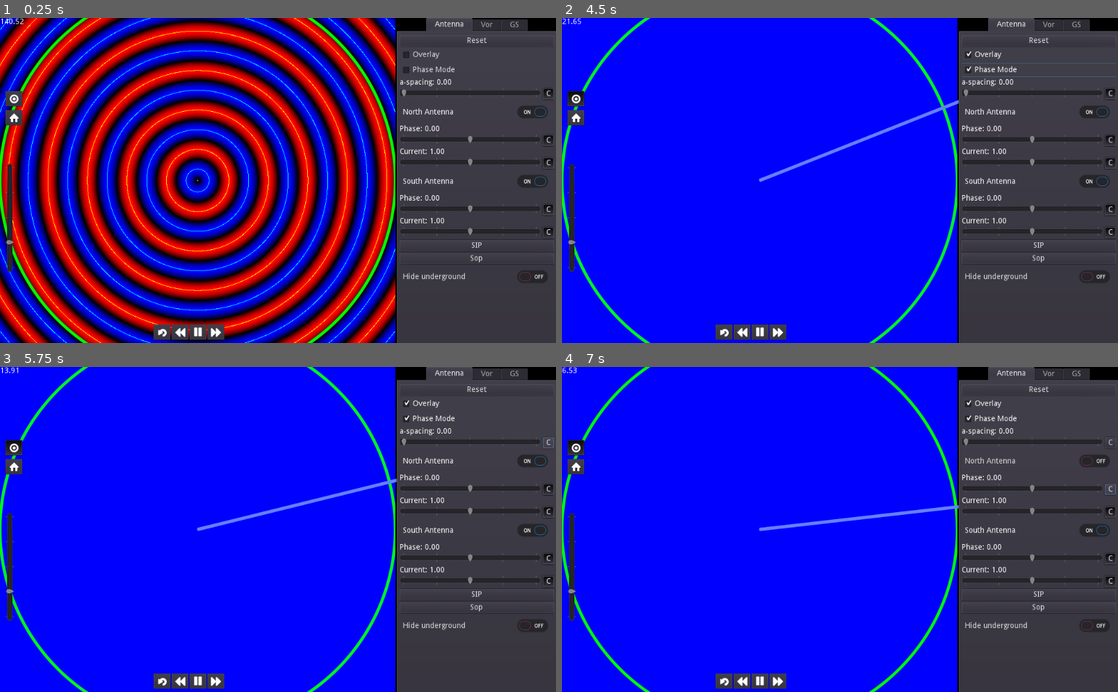
Above: before the commit, frames 1-4 (two rows, left to right).
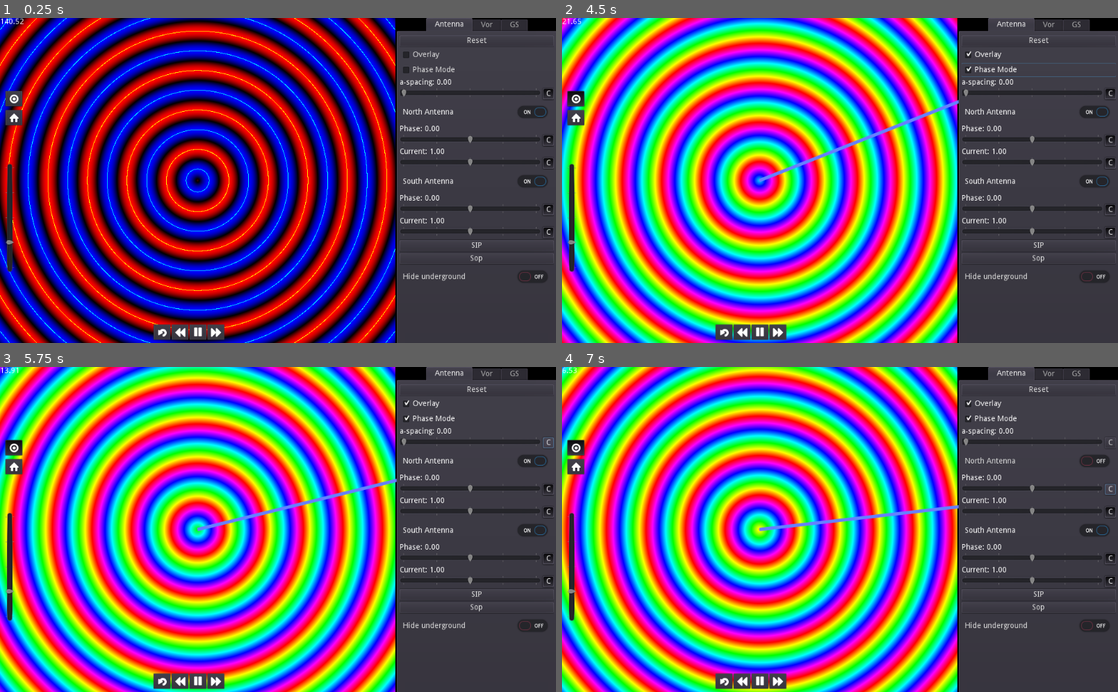
Above: after the commit, the same moments.

Repository: scapegoat57/NavSim
Game: Godot game, scene res://AntennaGraph.tscn
Same seed, same stepped clock (60 frames per second), same inputs: the game is played once before the commit and once after it.
Inputs (mouse positions are in pixels of both pictures, inside the frame that each line leads up to):
- Up to frame 1 (0.25 s): no input
- Up to frame 2 (4.5 s): click (739, 333) at 0.5 s; click (778, 333) at 1.25 s; click (573, 99) at 2 s; click (573, 118) at 2.75 s; click "Overlay" at 3.5 s; click "Phase Mode" at 4.25 s
- Up to frame 3 (5.75 s): click "C" at 5 s
- Up to frame 4 (7 s): click "North Antenna" at 5.75 s; click "C" at 6.5 s

The runs differ from the first frame. In frame 1, 1.4% of the frame differs, in the area x 0-72%, y 0-100%; in frame 2, 67%; in frame 3, 67%; in frame 4, 67%.

Commit message:
better phase view mode

Diff:
--- a/project/AngleOverlay.gd
+++ b/project/AngleOverlay.gd
@@ -10,5 +10,5 @@
 
 func _process(delta):
 	points[0] = graph_node.graph_to_world(Vector2.ZERO)
-	var far_point=Vector2(10, sin(deg2rad(angle)) * 10)
+	var far_point=Vector2(cos(deg2rad(angle)), sin(deg2rad(angle)))*10_000
 	points[1]= graph_node.graph_to_world(far_point)
--- a/project/AntennaGraph.tscn
+++ b/project/AntennaGraph.tscn
@@ -181,7 +181,6 @@
 margin_left = -292.0
 
 [node name="Antenna" type="ScrollContainer" parent="TabContainer"]
-visible = false
 anchor_right = 1.0
 anchor_bottom = 1.0
 margin_left = 4.0
@@ -199,19 +198,19 @@
 graph_path = NodePath("../../../Graph Panel/Graph")
 
 [node name="ResetButton" type="Button" parent="TabContainer/Antenna/GraphControls"]
-margin_right = 195.0
+margin_right = 284.0
 margin_bottom = 20.0
 text = "Reset"
 
 [node name="overlay_button" type="CheckBox" parent="TabContainer/Antenna/GraphControls"]
 margin_top = 24.0
-margin_right = 195.0
+margin_right = 284.0
 margin_bottom = 48.0
 text = "Overlay"
 
 [node name="PhaseModeButton" type="CheckBox" parent="TabContainer/Antenna/GraphControls"]
 margin_top = 52.0
-margin_right = 195.0
+margin_right = 284.0
 margin_bottom = 76.0
 text = "Phase Mode"
 
@@ -219,18 +218,18 @@
 anchor_right = 0.0
 anchor_bottom = 0.0
 margin_top = 80.0
-margin_right = 195.0
+margin_right = 284.0
 margin_bottom = 94.0
 text = "a-spacing: %.2f"
 slider_path = NodePath("../ASpaceHBox/ASpaceSlider")
 
 [node name="ASpaceHBox" type="HBoxContainer" parent="TabContainer/Antenna/GraphControls"]
 margin_top = 98.0
-margin_right = 195.0
+margin_right = 284.0
 margin_bottom = 118.0
 
 [node name="ASpaceSlider" type="HSlider" parent="TabContainer/Antenna/GraphControls/ASpaceHBox"]
-margin_right = 171.0
+margin_right = 260.0
 margin_bottom = 16.0
 size_flags_horizontal = 3
 max_value = 720.0
@@ -242,8 +241,8 @@
 [node name="ASpaceSliderButton" parent="TabContainer/Antenna/GraphControls/ASpaceHBox" instance=ExtResource( 6 )]
 anchor_right = 0.0
 anchor_bottom = 0.0
-margin_left = 175.0
-margin_right = 195.0
+margin_left = 264.0
+margin_right = 284.0
 margin_bottom = 20.0
 pressed = true
 coarse_step = 45.0
@@ -252,7 +251,7 @@
 
 [node name="Antenna1Enabled" type="CheckButton" parent="TabContainer/Antenna/GraphControls"]
 margin_top = 122.0
-margin_right = 195.0
+margin_right = 284.0
 margin_bottom = 162.0
 pressed = true
 text = "North Antenna"
@@ -261,18 +260,18 @@
 anchor_right = 0.0
 anchor_bottom = 0.0
 margin_top = 166.0
-margin_right = 195.0
+margin_right = 284.0
 margin_bottom = 180.0
 text = "Phase: %.2f"
 slider_path = NodePath("../Antenna1Phase/Antenna1PhaseSlider")
 
 [node name="Antenna1Phase" type="HBoxContainer" parent="TabContainer/Antenna/GraphControls"]
 margin_top = 184.0
-margin_right = 195.0
+margin_right = 284.0
 margin_bottom = 204.0
 
 [node name="Antenna1PhaseSlider" type="HSlider" parent="TabContainer/Antenna/GraphControls/Antenna1Phase"]
-margin_right = 171.0
+margin_right = 260.0
 margin_bottom = 16.0
 hint_tooltip = "asdf"
 size_flags_horizontal = 3
@@ -286,8 +285,8 @@
 [node name="CoarseFineButton" parent="TabContainer/Antenna/GraphControls/Antenna1Phase" instance=ExtResource( 6 )]
 anchor_right = 0.0
 anchor_bottom = 0.0
-margin_left = 175.0
-margin_right = 195.0
+margin_left = 264.0
+margin_right = 284.0
 margin_bottom = 20.0
 pressed = true
 coarse_step = 45.0
@@ -297,18 +296,18 @@
 anchor_right = 0.0
 anchor_bottom = 0.0
 margin_top = 208.0
-margin_right = 195.0
+margin_right = 284.0
 margin_bottom = 222.0
 text = "Current: %.2f"
 slider_path = NodePath("../Antenna1Current/Antenna1CurrentSlider")
 
 [node name="Antenna1Current" type="HBoxContainer" parent="TabContainer/Antenna/GraphControls"]
 margin_top = 226.0
-margin_right = 195.0
+margin_right = 284.0
 margin_bottom = 246.0
 
 [node name="Antenna1CurrentSlider" type="HSlider" parent="TabContainer/Antenna/GraphControls/Antenna1Current"]
-margin_right = 171.0
+margin_right = 260.0
 margin_bottom = 16.0
 size_flags_horizontal = 3
 max_value = 2.0
@@ -320,8 +319,8 @@
 [node name="CoarseFineButton" parent="TabContainer/Antenna/GraphControls/Antenna1Current" instance=ExtResource( 6 )]
 anchor_right = 0.0
 anchor_bottom = 0.0
-margin_left = 175.0
-margin_right = 195.0
+margin_left = 264.0
+margin_right = 284.0
 margin_bottom = 20.0
 pressed = true
 coarse_step = 0.1
@@ -330,7 +329,7 @@
 
 [node name="Antenna2Enabled" type="CheckButton" parent="TabContainer/Antenna/GraphControls"]
 margin_top = 250.0
-margin_right = 195.0
+margin_right = 284.0
 margin_bottom = 290.0
 pressed = true
 text = "South Antenna"
@@ -339,18 +338,18 @@
 anchor_right = 0.0
 anchor_bottom = 0.0
 margin_top = 294.0
-margin_right = 195.0
+margin_right = 284.0
 margin_bottom = 308.0
 text = "Phase: %.2f"
 slider_path = NodePath("../Antenna2Phase/Antenna2PhaseSlider")
 
 [node name="Antenna2Phase" type="HBoxContainer" parent="TabContainer/Antenna/GraphControls"]
 margin_top = 312.0
-margin_right = 195.0
+margin_right = 284.0
 margin_bottom = 332.0
 
 [node name="Antenna2PhaseSlider" type="HSlider" parent="TabContainer/Antenna/GraphControls/Antenna2Phase"]
-margin_right = 171.0
+margin_right = 260.0
 margin_bottom = 16.0
 size_flags_horizontal = 3
 min_value = -360.0
@@ -362,8 +361,8 @@
 [node name="CoarseFineButton" parent="TabContainer/Antenna/GraphControls/Antenna2Phase" instance=ExtResource( 6 )]
 anchor_right = 0.0
 anchor_bottom = 0.0
-margin_left = 175.0
-margin_right = 195.0
+margin_left = 264.0
+margin_right = 284.0
 margin_bottom = 20.0
 pressed = true
 coarse_step = 45.0
@@ -373,18 +372,18 @@
 anchor_right = 0.0
 anchor_bottom = 0.0
 margin_top = 336.0
-margin_right = 195.0
+margin_right = 284.0
 margin_bottom = 350.0
 text = "Current: %.2f"
 slider_path = NodePath("../Antenna2Current/AntennaCurrentSlider")
 
 [node name="Antenna2Current" type="HBoxContainer" parent="TabContainer/Antenna/GraphControls"]
 margin_top = 354.0
-margin_right = 195.0
+margin_right = 284.0
 margin_bottom = 374.0
 
 [node name="AntennaCurrentSlider" type="HSlider" parent="TabContainer/Antenna/GraphControls/Antenna2Current"]
-margin_right = 171.0
+margin_right = 260.0
 margin_bottom = 16.0
 size_flags_horizontal = 3
 max_value = 2.0
@@ -396,8 +395,8 @@
 [node name="CoarseFineButton" parent="TabContainer/Antenna/GraphControls/Antenna2Current" instance=ExtResource( 6 )]
 anchor_right = 0.0
 anchor_bottom = 0.0
-margin_left = 175.0
-margin_right = 195.0
+margin_left = 264.0
+margin_right = 284.0
 margin_bottom = 20.0
 pressed = true
 coarse_step = 0.1
@@ -406,19 +405,19 @@
 
 [node name="SipButton" type="Button" parent="TabContainer/Antenna/GraphControls"]
 margin_top = 378.0
-margin_right = 195.0
+margin_right = 284.0
 margin_bottom = 398.0
 text = "SIP"
 
 [node name="SopButton" type="Button" parent="TabContainer/Antenna/GraphControls"]
 margin_top = 402.0
-margin_right = 195.0
+margin_right = 284.0
 margin_bottom = 422.0
 text = "Sop"
 
 [node name="HideUnderground" type="CheckButton" parent="TabContainer/Antenna/GraphControls"]
 margin_top = 426.0
-margin_right = 195.0
+margin_right = 284.0
 margin_bottom = 466.0
 text = "Hide underground"
 
@@ -789,6 +788,7 @@
 slider_path = NodePath("../AntennaCurrentSlider")
 
 [node name="GS" type="ScrollContainer" parent="TabContainer"]
+visible = false
 anchor_right = 1.0
 anchor_bottom = 1.0
 margin_left = 4.0
@@ -797,7 +797,7 @@
 margin_bottom = -4.0
 
 [node name="GSControls" type="VBoxContainer" parent="TabContainer/GS"]
-margin_right = 272.0
+margin_right = 284.0
 margin_bottom = 588.0
 size_flags_horizontal = 3
 size_flags_vertical = 3
--- /dev/null
+++ b/project/AntennaModel.gd
@@ -0,0 +1,13 @@
+extends Node
+
+
+
+
+# Called when the node enters the scene tree for the first time.
+func _ready():
+	pass # Replace with function body.
+
+
+# Called every frame. 'delta' is the elapsed time since the previous frame.
+#func _process(delta):
+#	pass
--- a/project/radiation_shader.tres
+++ b/project/radiation_shader.tres
@@ -5,6 +5,7 @@
 render_mode unshaded;
 
 const float TWO_PI = 6.2831853071795;
+const float PI = TWO_PI/2.0;
 
 uniform vec2 aspect_ratio=vec2(1.0);
 
@@ -49,18 +50,47 @@
 	if (hide_below_ground && field_position.y<0.0)
 		return 0.0;
 
-	//vec2 direction=field_position - antenna_position;
-	float dist= distance(field_position, antenna_position);//length(direction);
+	float dist= distance(field_position, antenna_position);
 	float intensity=sin(freq * dist * TWO_PI - radians(phase) - (timer)+time_shift);
 	//intensity*=0.5;
 	return intensity;
 }
 
-float phase_from(vec2 antenna_position, vec2 field_position, float offset)
+float phase_from(vec2 antenna_position, vec2 field_position, float phase_offset)
 {
-	vec2 direction = field_position - antenna_position;
-	float phase = radians(offset) - mod(length(direction) * TWO_PI, TWO_PI);
+	float dist= distance(field_position, antenna_position);//length(direction);
+	float phase=(freq * dist * TWO_PI - radians(phase_offset) - (timer)+time_shift);
 	return phase;
+}
+
+vec2 phasor_from(vec2 antenna_position, vec2 field_position, float phase_offset)
+{
+	float phase=phase_from(antenna_position, field_position, phase_offset);
+	return vec2(cos(phase), sin(phase));
+}
+
+vec4 hsv_to_rgb(float h, float s, float v, float a)
+{
+    vec3 RGB;
+	h=clamp(h,0.0,1.0);
+	s=clamp(s, 0.0, 1.0);
+	v=clamp(v, 0.0, 1.0);
+	a=clamp(a, 0.0, 1.0);
+    if ( s != 0.0 ) {
+       float var_h = h * 6.0;
+       float var_i = floor(var_h);   // Or ... var_i = floor( var_h )
+       float var_1 = v * (1.0 - s);
+       float var_2 = v * (1.0 - s * (var_h-var_i));
+       float var_3 = v * (1.0 - s * (1.0-(var_h-var_i)));
+       if      (var_i == 0.0) { RGB = vec3(v, var_3, var_1); }
+       else if (var_i == 1.0) { RGB = vec3(var_2, v, var_1); }
+       else if (var_i == 2.0) { RGB = vec3(var_1, v, var_3); }
+       else if (var_i == 3.0) { RGB = vec3(var_1, var_2, v); }
+       else if (var_i == 4.0) { RGB = vec3(var_3, var_1, v); }
+       else                 { RGB = vec3(v, var_1, var_2); }
+   }
+	RGB=clamp(RGB, vec3(0), vec3(1));
+   return vec4(RGB,a);
 }
 
 float filled_circle(vec2 dot_pos, vec2 world_pos,float radius)
@@ -96,35 +126,23 @@
 						max(0,ant1)+max(0,ant2)+max(0,ant3)+max(0,ant4),1);
 		else
 			COLOR = vec4(-total,step(0.999,abs(total)),total,1);
+
+
 	}
 	else
 	{
-		if (ant_enabled==1.0)
-		{
-			COLOR=vec4(0,0,1,1);
-		}
-		else
-		{
-			float phase1=phase_from(ant1_pos, world_pos, ant1_phase);
-			vec2 phase1_vec=vec2(cos(phase1), sin(phase1)) * ant1_enabled;
-			float phase2=phase_from(ant2_pos, world_pos, ant2_phase);
-			vec2 phase2_vec=vec2(cos(phase2), sin(phase2)) * ant2_enabled;
-			float phase3=phase_from(ant3_pos, world_pos, ant3_phase);
-			vec2 phase3_vec=vec2(cos(phase3), sin(phase3)) * ant3_enabled;
-			float phase4=phase_from(ant4_pos, world_pos, ant4_phase);
-			vec2 phase4_vec=vec2(cos(phase4), sin(phase4)) * ant4_enabled;
-			float phase_reference= phase_from(vec2(0,0), world_pos, 0.0);
-			vec2 reference_vec= vec2(cos(phase_reference), sin(phase_reference));
+		vec2 ant1=phasor_from(ant1_pos, world_pos, ant1_phase) * ant1_amplitude * ant1_enabled;
+		vec2 ant2=phasor_from(ant2_pos, world_pos, ant2_phase) * ant2_amplitude * ant2_enabled;
+		vec2 ant3=phasor_from(ant3_pos, world_pos, ant3_phase) * ant3_amplitude * ant3_enabled;
+		vec2 ant4=phasor_from(ant4_pos, world_pos, ant4_phase) * ant4_amplitude * ant4_enabled;
 
-			vec2 total_vec=phase1_vec+phase2_vec+phase3_vec+phase4_vec;
-
-			float dott=dot(total_vec, reference_vec);
-			COLOR=vec4(max(0, -dott), 0, max(0, dott), 1);
-		}
+		vec2 total_phasor=ant1 + ant2 + ant3 + ant4;
+		float total_phase=atan(total_phasor.y,total_phasor.x) + TWO_PI;
+		COLOR=hsv_to_rgb(mod(total_phase, TWO_PI)/ TWO_PI, 1.0, 1.0, length(total_phasor));
 	}
-	COLOR=mix(COLOR,vec4(1,0,1,1),filled_circle(ant1_pos,uv_to_world(UV.xy),0.0001) * ant1_enabled);
-	COLOR=mix(COLOR,vec4(0,1,1,1),filled_circle(ant2_pos,uv_to_world(UV.xy),0.0001) * ant2_enabled);
-	COLOR=mix(COLOR,vec4(1,1,0,1),filled_circle(ant3_pos,uv_to_world(UV.xy),0.0001) * ant3_enabled);
-	COLOR=mix(COLOR,vec4(1,1,1,1),filled_circle(ant4_pos,uv_to_world(UV.xy),0.0001) * ant4_enabled);
-	COLOR=mix(COLOR,vec4(0,1,0,1), circle(vec2(0), world_pos, 5.0, 0.1));
+//	COLOR=mix(COLOR,vec4(1,0,1,1),filled_circle(ant1_pos,uv_to_world(UV.xy),0.0001) * ant1_enabled);
+//	COLOR=mix(COLOR,vec4(0,1,1,1),filled_circle(ant2_pos,uv_to_world(UV.xy),0.0001) * ant2_enabled);
+//	COLOR=mix(COLOR,vec4(1,1,0,1),filled_circle(ant3_pos,uv_to_world(UV.xy),0.0001) * ant3_enabled);
+//	COLOR=mix(COLOR,vec4(1,1,1,1),filled_circle(ant4_pos,uv_to_world(UV.xy),0.0001) * ant4_enabled);
+//	COLOR=mix(COLOR,vec4(0,1,0,1), circle(vec2(0), world_pos, 5.0, 0.1));
 }"
